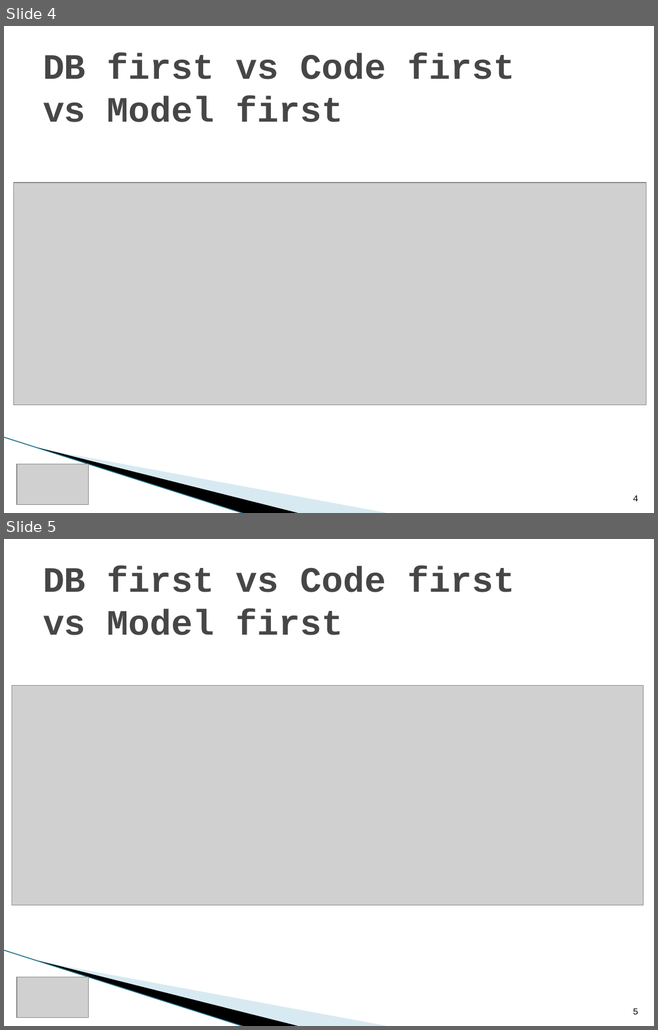
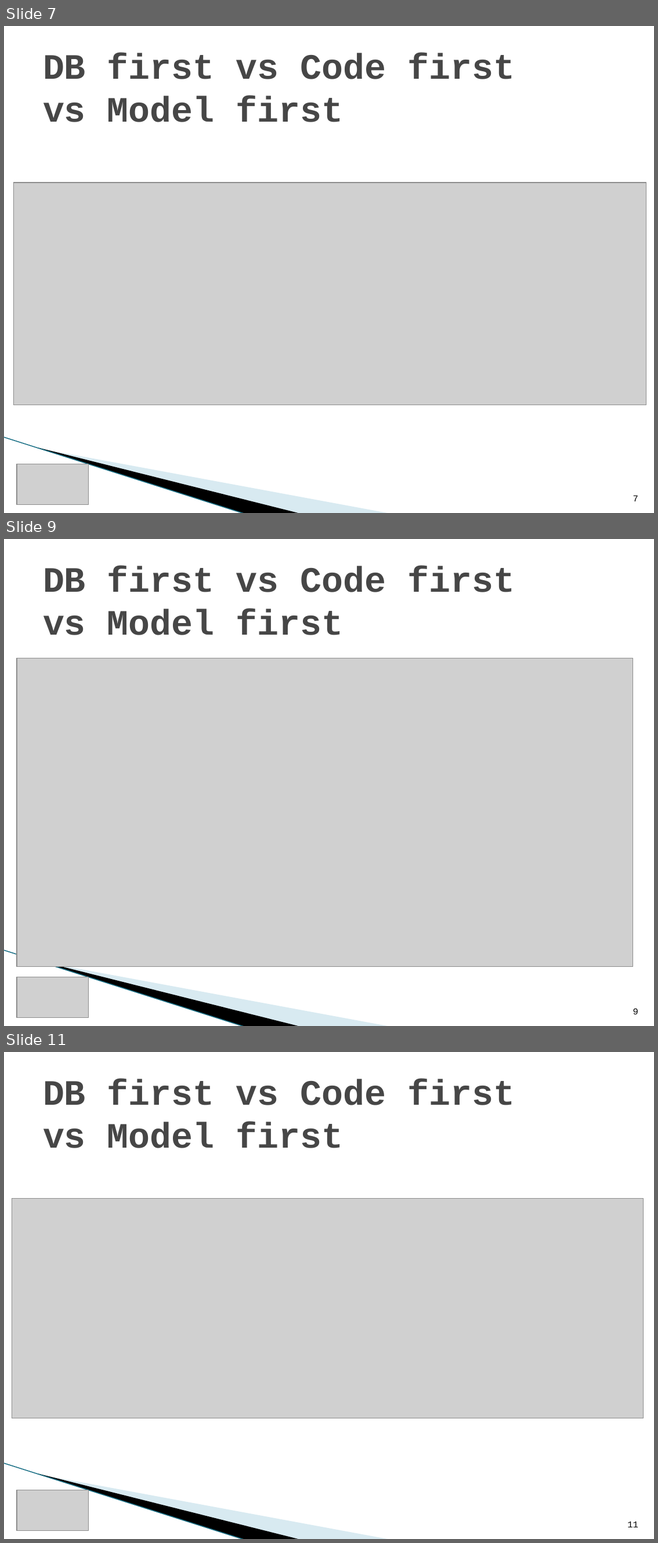
Before and after one commit to rwoszczyk/Training, a slide deck: ItKrd_EF.pptx. Shown one above the other, each under a label of ours: slides 4 and 5 before the commit, slides 7, 9 and 11 after it; the slides between them are not shown. The pictures are 658x1030 and 658x1543 pixels, drawn with LibreOffice and Linux fonts; fonts in the diff are those of the drawing; grey boxes stand for pictures; background and template pictures are left out. Boxes give left, top, right and bottom in pixels: in the first picture for what was removed or moved away, otherwise in the second. Text is boxed around its words. In the diff, an @@ line names an element or a change of style, - is before the commit and + after.

```diff
--- a/ItKrd_EF.pptx
+++ b/ItKrd_EF.pptx
@@ slide 9 added at (4, 539, 654, 1026), background #FFFFFF; not listed: 3 template elements that a slide beside it also shows @@
@@ title added at (43, 566, 514, 635), 39.6 pt, text #464646, bold @@
+DB first vs Code first
+vs Model first
@@ picture added at (17, 658, 633, 967) @@
@@ picture added at (17, 977, 89, 1017) @@
@@ page number added at (633, 1008, 638, 1015), 10 pt, text #000000 @@
+9
@@ what was slide 4 is now slide 7 @@
@@ page number at (633, 495, 638, 502): text changed @@
-4
+7
@@ what was slide 5 is now slide 11 @@
@@ page number at (627, 1521, 638, 1528): text changed @@
-5
+11
```
Also in this commit, not shown: 2 slides changed, 10 other slides added, 8 other files.
